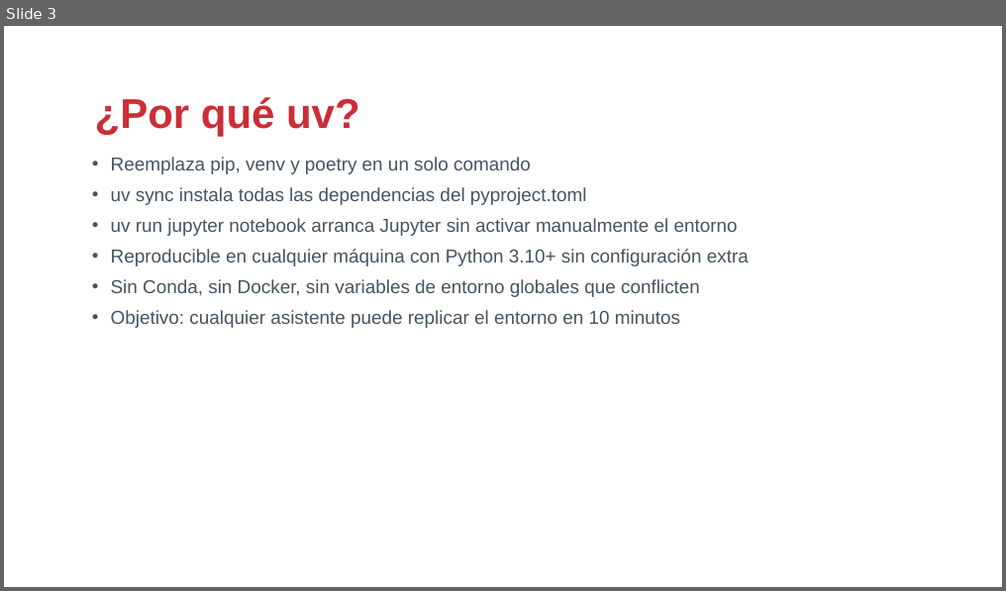
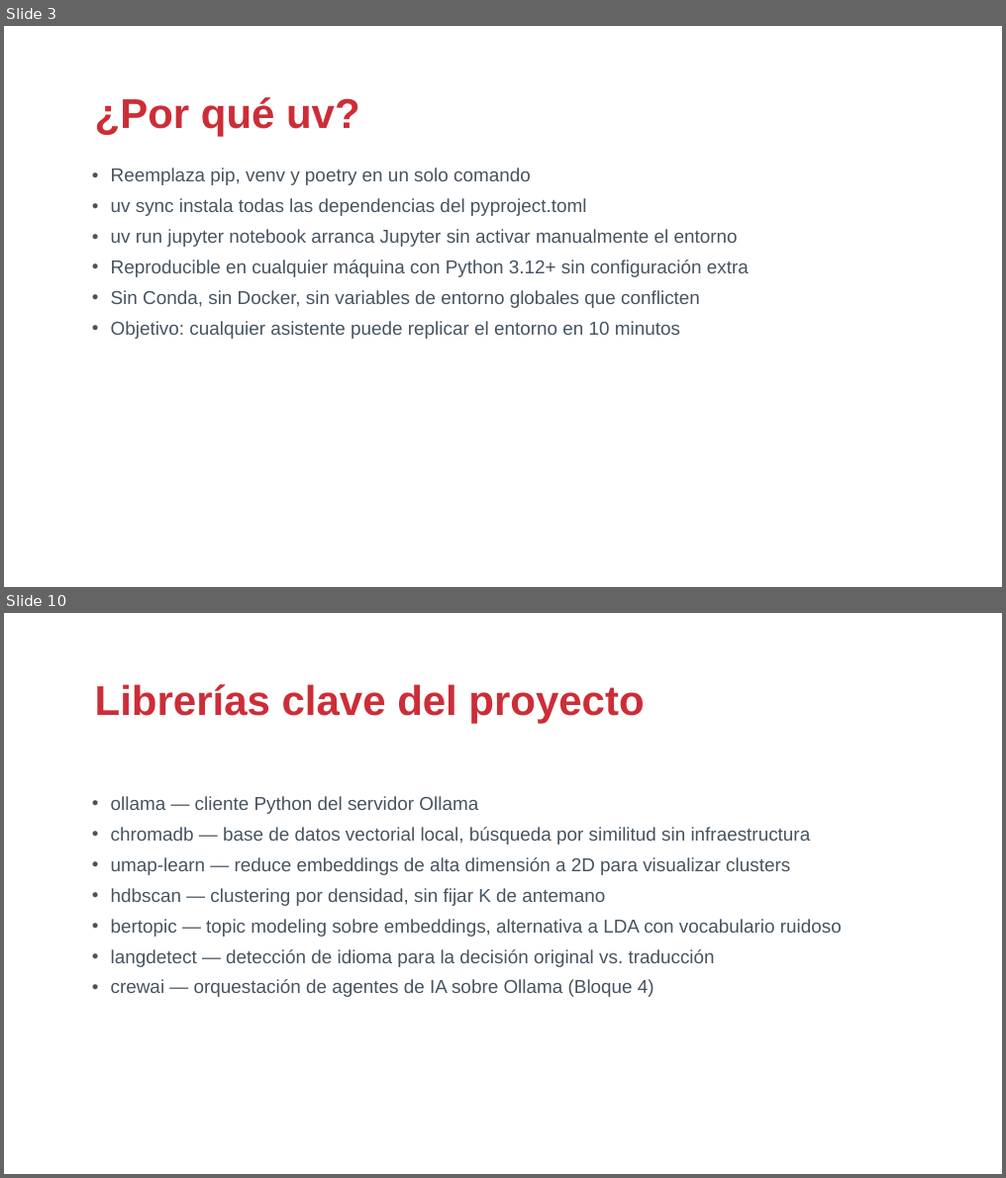
Before and after one commit to drj3ky11/FearOfTheDark, a slide deck: bloque3_setup/csbc26_b3_setup.pptx. Shown one above the other, each under a label of ours: slide 3 before the commit, slides 3 and 10 after it; the slides between them are not shown. The pictures are 1006x591 and 1006x1178 pixels, drawn with LibreOffice and Linux fonts; fonts in the diff are those of the drawing; background and template pictures are left out. Boxes give left, top, right and bottom in pixels: in the first picture for what was removed or moved away, otherwise in the second. Text is boxed around its words. In the diff, an @@ line names an element or a change of style, - is before the commit and + after.

Commit message:
refactor: renumerar bloques y reenfocar bloque3_setup en instalación
- bloque3_agentes -> bloque4_agentes (aporte de compañero)
- bloque4_* (casos prácticos) -> bloque5_*
- Actualizadas referencias cruzadas en README, scripts/ y notebooks
- bloque3_setup ahora se centra en uv, Ollama y el stack de librerías
  en vez de terminar con un repaso del ciclo de análisis completo
- uv.lock actualizado tras uv sync (dependencia crewai)
- .gitignore: excluir correcciones.txt (notas locales por bloque)

```diff
--- a/bloque3_setup/csbc26_b3_setup.pptx
+++ b/bloque3_setup/csbc26_b3_setup.pptx
@@ slide 10 added at [4,613,1002,1174], background picture (left out) @@
@@ text added at [95,684,644,723], 40 pt, text #CD2D37, bold @@
+Librerías clave del proyecto
@@ text added at [111,796,842,997], 18 pt, text #465461 @@
+• ollama — cliente Python del servidor Ollama
+• chromadb — base de datos vectorial local, búsqueda por similitud sin infraestructura
+• umap-learn — reduce embeddings de alta dimensión a 2D para visualizar clusters
+• hdbscan — clustering por densidad, sin fijar K de antemano
+• bertopic — topic modeling sobre embeddings, alternativa a LDA con vocabulario ruidoso
+• langdetect — detección de idioma para la decisión original vs. traducción
+• crewai — orquestación de agentes de IA sobre Ollama (Bloque 4)
@@ slide 3 changed as well @@
@@ text "Reemplaza pip, venv y poetry ...": place and size @@
-text "Reemplaza pip, venv y poetry ..." at [111,157,748,328]
+text "Reemplaza pip, venv y poetry ..." at [111,168,748,339]
@@ text at [111,260,748,277]: text changed @@
-• Reproducible en cualquier máquina con Python 3.10+ sin configuración extra
+• Reproducible en cualquier máquina con Python 3.12+ sin configuración extra
```
Also in this commit, not shown: 5 other slides changed, 6 other slides added, 5 slides removed, 62 other files.
